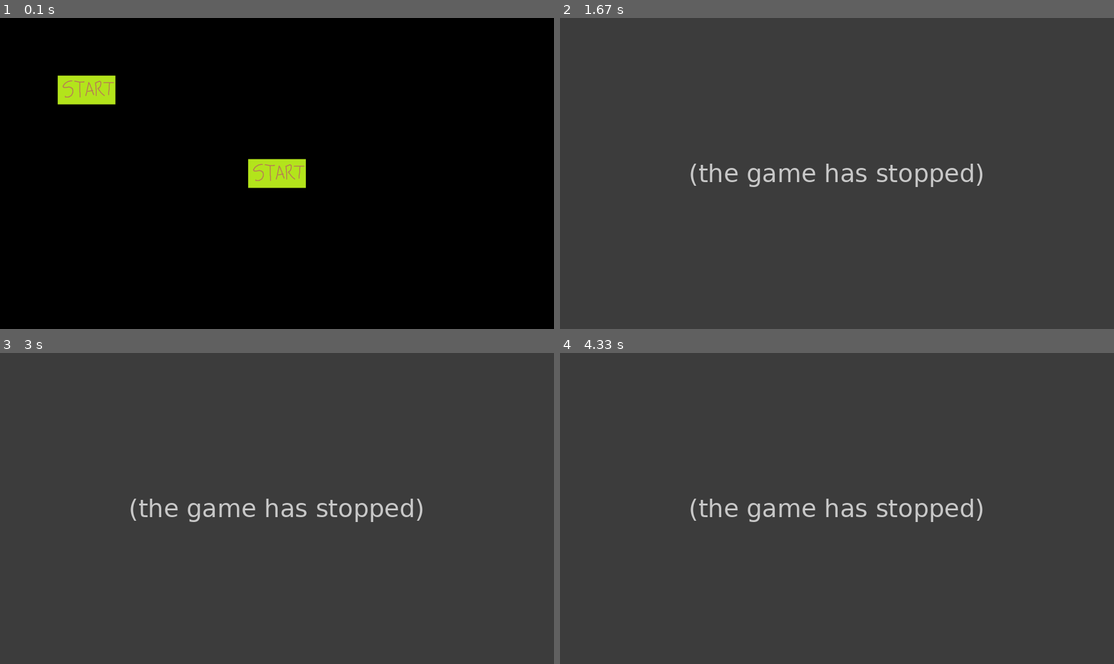
Above: before the commit, frames 1-4 (two rows, left to right).
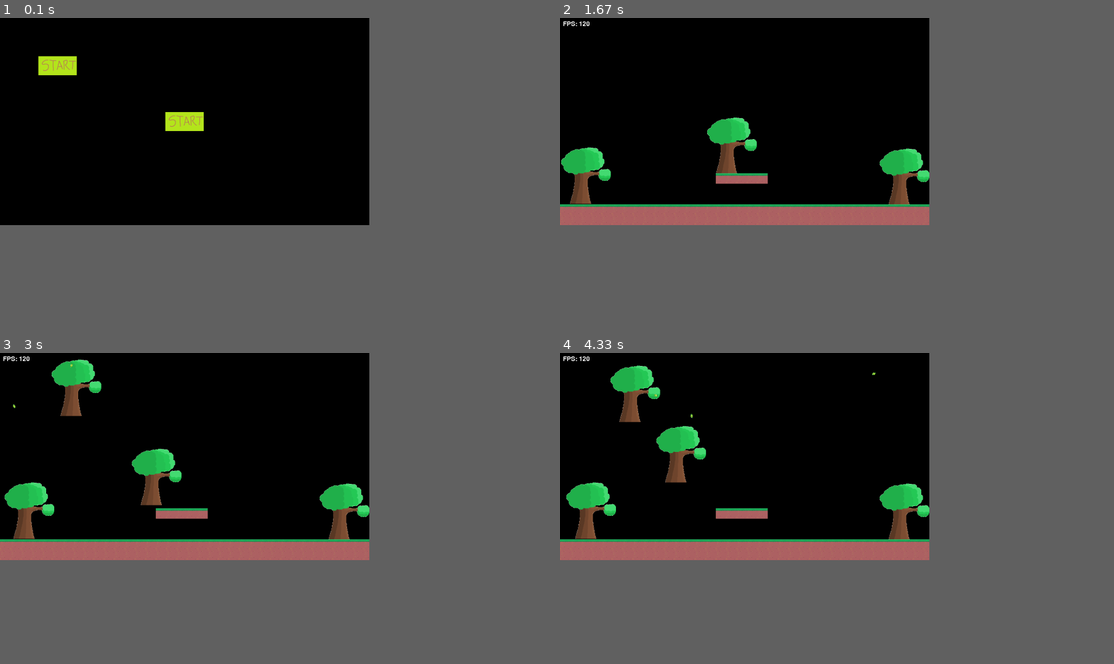
Above: after the commit, the same moments.

Repository: Miyuru-Shalitha/pygame-environment
Game: pygame game, started from main.py
Two runs of this game, one before a commit and one after it. Both use one fixed random seed, a clock stepped at 60 frames per second and the inputs below.
Inputs (mouse positions are in pixels of both pictures, inside the frame that each line leads up to):
- Up to frame 1 (0.1 s): no input
- Up to frame 2 (1.67 s): press the mouse at (742, 120) at 0.37 s; move the mouse to (737, 92) at 0.47 s; release the mouse at (731, 64) at 0.6 s; tap S at 0.67 s; tap Esc at 1 s; press the mouse at (615, 64) at 1.37 s; move the mouse to (676, 129) at 1.47 s; release the mouse at (737, 198) at 1.6 s
- Up to frame 3 (3 s): press the mouse at (27, 508) at 1.7 s; move the mouse to (49, 449) at 1.8 s; release the mouse at (72, 387) at 1.93 s; tap T at 2 s; tap S at 2.33 s; press the mouse at (72, 387) at 2.7 s; move the mouse to (110, 430) at 2.8 s; release the mouse at (149, 477) at 2.93 s
- Up to frame 4 (4.33 s): press the mouse at (587, 508) at 3.03 s; move the mouse to (692, 474) at 3.13 s; release the mouse at (798, 436) at 3.27 s; press the mouse at (632, 387) at 3.37 s; move the mouse to (676, 452) at 3.47 s; release the mouse at (720, 520) at 3.6 s; press the mouse at (632, 387) at 4.2 s; move the mouse to (632, 393) at 4.3 s
In our replay, the window is 900x506 before the commit and 600x337 after it. These sizes can differ from the game's own. Grey fills any space a smaller window leaves; there, only what the larger window draws over its background counts as a difference.

The runs differ from the first frame. In frame 1, 2.9% of the frame differs, in the area x 6-56%, y 12-55%; in frame 2, 45%, in the area x 0-77%, y 0-67%; in frame 3, 45%; in frame 4, 45%.
Before the commit the program exited at 1 s; later frames show no game.

Commit message:
Add a background sprite edit functionality

Diff:
--- /dev/null
+++ b/background.json
@@ -0,0 +1,23 @@
+[
+    {
+        "sprite_name": "tree",
+        "x_coord": 1620.0,
+        "y_coord": 675.0,
+        "width": 300.0,
+        "height": 300.0
+    },
+    {
+        "sprite_name": "tree",
+        "x_coord": -36.0,
+        "y_coord": 669.0,
+        "width": 300.0,
+        "height": 300.0
+    },
+    {
+        "sprite_name": "tree",
+        "x_coord": 723.0,
+        "y_coord": 513.0,
+        "width": 300.0,
+        "height": 300.0
+    }
+]
--- a/config.py
+++ b/config.py
@@ -1,6 +1,6 @@
 FPS = 120
-SCREEN_SIZE = (1920, 1080)
-# SCREEN_SIZE = (1280, 768)
+# SCREEN_SIZE = (1920, 1080)
+SCREEN_SIZE = (1280, 720)
 # SCREEN_SIZE = (640, 360)
 TILE_SIZE = (SCREEN_SIZE[1] // 20, SCREEN_SIZE[1] // 20)
 
--- a/dirt.py
+++ b/dirt.py
@@ -4,7 +4,7 @@
 class Dirt(pygame.sprite.Sprite):
     def __init__(self, x, y, width, height):
         super().__init__()
-        self.image = pygame.image.load("images/dirt.png").convert()
+        self.image = pygame.image.load("images/game-assets/blocks/dirt.png").convert()
         self.image = pygame.transform.scale(self.image, (width, height))
         self.rect = self.image.get_rect()
         self.rect.x = x * width
--- a/game.py
+++ b/game.py
@@ -1,13 +1,16 @@
 import sys
 import random
+import json
+import math
 import pygame
 from functools import wraps
-from pygame.locals import QUIT, KEYDOWN, KEYUP, K_ESCAPE, MOUSEBUTTONDOWN, MOUSEBUTTONUP, K_s, K_g, K_d
+from pygame.locals import QUIT, KEYDOWN, KEYUP, K_ESCAPE, MOUSEBUTTONDOWN, MOUSEBUTTONUP, K_s, K_g, K_d, K_t
 from config import *
 from button import Button
 from grass import Grass
 from dirt import Dirt
 from leaf import Leaf
+from tree import Tree
 
 
 class Game:
@@ -77,7 +80,17 @@
 
         outer_blocks = pygame.sprite.Group()
         inner_blocks = pygame.sprite.Group()
+        background_sprites = pygame.sprite.Group()
         leaves = []
+
+        with open("background.json", "r") as background_file:
+            data = json.load(background_file)
+
+            for obj in data:
+                if obj["sprite_name"] == "tree":
+                    sprite = Tree(x=obj["x_coord"] * UNIT_X, y=obj["y_coord"] * UNIT_Y, width=obj["width"] * UNIT_X,
+                                  height=obj["height"] * UNIT_Y)
+                    background_sprites.add(sprite)
 
         with open("map.txt", "r") as map_file:
             data = map_file.read()
@@ -93,7 +106,7 @@
                         inner_blocks.add(dirt_block)
 
         all_sprites = pygame.sprite.Group()
-        all_sprites.add(inner_blocks, outer_blocks)
+        all_sprites.add(background_sprites, inner_blocks, outer_blocks)
 
         pygame.time.set_timer(spawn_leaf_event, 300)
 
@@ -105,6 +118,11 @@
         mouse_clicks = {
             "left": False,
             "right": False
+        }
+
+        key_downs = {
+            "s": False,
+            "t": False
         }
 
         while self.game_running:
@@ -114,6 +132,12 @@
             # if mouse_clicks["right"]:
             #     mouse_clicks["right"] = False
 
+            if key_downs["s"]:
+                key_downs["s"] = False
+
+            if key_downs["t"]:
+                key_downs["t"] = False
+
             # t2 = pygame.time.get_ticks()
             # delta_time = (t2 - t1) / 10
             # t1 = t2
@@ -133,10 +157,15 @@
                         self.game_running = False
                         self.show_menu()
                     if event.key == K_s:
-                        pass
+                        key_downs["s"] = True
+                    if event.key == K_t:
+                        key_downs["t"] = True
 
                 if event.type == KEYUP:
-                    pass
+                    if event.type == K_s:
+                        key_downs["s"] = False
+                    if event.type == K_t:
+                        key_downs["t"] = False
 
                 if event.type == spawn_leaf_event:
                     leaf = Leaf(outer_blocks)
@@ -184,13 +213,25 @@
 
             # DEV only #############################
             if level_editor_func is not None:
-                level_editor_func(mouse_clicks, all_sprites, outer_blocks, inner_blocks)
+                level_editor_func(mouse_clicks, key_downs, all_sprites, outer_blocks, inner_blocks, background_sprites)
             ########################################
 
             pygame.display.flip()
             self.clock.tick(FPS)
 
     def show_level_editor(self):
+        # with open("background.json", "r") as background_file:
+        #     data = json.load(background_file)
+        #
+        #     for obj in data:
+        #         if obj["object"] == "tree":
+        #             sprite = Tree(x=obj["x_coord"], y=obj["y_coord"], width=obj["width"] * UNIT_X,
+        #                           height=obj["height"] * UNIT_Y)
+        #             background_sprites.add(sprite)
+
+        with open("background.json", "r") as background_file:
+            prev_background_data = json.load(background_file)
+
         with open("map.txt", "r") as map_file:
             prev_data = map_file.read()
             prev_data = prev_data.split("\n")
@@ -200,7 +241,7 @@
                 tile = list(row)
                 prev_map_data.append(tile)
 
-        def level_editor(mouse_clicks, all_sprites, outer_blocks, inner_blocks):
+        def level_editor(mouse_clicks, key_downs, all_sprites, outer_blocks, inner_blocks, background_sprites):
             pressed_keys = pygame.key.get_pressed()
 
             if mouse_clicks["left"]:
@@ -217,6 +258,11 @@
                     inner_blocks.add(dirt)
                     all_sprites.add(dirt)
                     prev_map_data[tile_position[1]][tile_position[0]] = "D"
+                else:
+                    for sprite in background_sprites:
+                        if sprite.rect.collidepoint((mouse_x, mouse_y)):
+                            sprite.rect.centerx = mouse_x
+                            sprite.rect.centery = mouse_y
 
             if mouse_clicks["right"]:
                 mouse_x, mouse_y = pygame.mouse.get_pos()
@@ -229,7 +275,8 @@
 
                 prev_map_data[tile_position[1]][tile_position[0]] = "0"
 
-            if pressed_keys[K_s]:
+            if key_downs["s"]:
+                # Save tile map data.
                 new_data = []
                 for row_list in prev_map_data:
                     row_string = "".join(row_list)
@@ -239,4 +286,36 @@
                 with open("map.txt", "w") as new_map_file:
                     new_map_file.write(new_map_string)
 
+                # Save background sprites data.
+                new_background_data = []
+
+                for sprite in background_sprites:
+                    new_background_data.append({
+                        "sprite_name": sprite.sprite_name,
+                        "x_coord": sprite.rect.x / UNIT_X,
+                        "y_coord": sprite.rect.y / UNIT_Y,
+                        "width": sprite.rect.width / UNIT_X,
+                        "height": sprite.rect.height / UNIT_Y
+                    })
+
+                # Remove duplicates in new_background_data list.
+                for i, sprite_data in enumerate(new_background_data):
+                    for another_sprite_data in new_background_data[i + 1:]:
+                        if sprite_data == another_sprite_data:
+                            new_background_data.remove(another_sprite_data)
+
+                new_background_json_data = json.dumps(new_background_data, indent=4)
+
+                with open("background.json", "w") as new_background_file:
+                    new_background_file.write(new_background_json_data)
+
+            elif key_downs["t"]:
+                mouse_x, mouse_y = pygame.mouse.get_pos()
+                width = 300 * UNIT_X
+                height = 300 * UNIT_Y
+                sprite = Tree(x=(mouse_x - (width / 2)), y=(mouse_y - (height / 2)), width=width, height=height)
+                background_sprites.add(sprite)
+                all_sprites.add(sprite)
+                print(background_sprites)
+
         self.start(level_editor_func=level_editor)
--- a/grass.py
+++ b/grass.py
@@ -4,7 +4,7 @@
 class Grass(pygame.sprite.Sprite):
     def __init__(self, x, y, width, height):
         super().__init__()
-        self.image = pygame.image.load("images/grass.png").convert()
+        self.image = pygame.image.load("images/game-assets/blocks/grass-side.png").convert()
         self.image = pygame.transform.scale(self.image, (width, height))
         self.rect = self.image.get_rect()
         self.rect.x = x * width
--- a/map.txt
+++ b/map.txt
@@ -13,7 +13,7 @@
 000000000000000000000000000000000000000000000000000000000000
 000000000000000000000000000000000000000000000000000000000000
 000000000000000000000000000000000000000000000000000000000000
-000000000000000000000000000000000000000000000000000000000000
+000000000000000GGGGG0000000000000000000000000000000000000000
 000000000000000000000000000000000000000000000000000000000000
 000000000000000000000000000000000000000000000000000000000000
 GGGGGGGGGGGGGGGGGGGGGGGGGGGGGGGGGGGGGGGGGGGGGGGGGGGGGGGGGGGG
--- /dev/null
+++ b/tree.py
@@ -0,0 +1,19 @@
+import pygame
+from config import *
+
+
+class Tree(pygame.sprite.Sprite):
+    def __init__(self, x, y, width, height):
+        super().__init__()
+        self.sprite_name = "tree"
+        self.image = pygame.image.load("images/game-assets/tree/tree.png").convert()
+        self.image = pygame.transform.scale(self.image, (width, height))
+        self.image.set_colorkey(WHITE)
+        self.rect = self.image.get_rect()
+        self.rect.width = width
+        self.rect.height = height
+        self.rect.x = x
+        self.rect.y = y
+
+    def update(self):
+        pass
Binary file added: images/game-assets/blocks/dirt.png
Binary file added: images/game-assets/blocks/grass-corner.png
Binary file added: images/game-assets/blocks/grass-side.png
Binary file added: images/game-assets/tree/tree-f-1.png
Binary file added: images/game-assets/tree/tree-f-2.png
Binary file added: images/game-assets/tree/tree-f-3.png
Binary file added: images/game-assets/tree/tree-f-4.png
Binary file added: images/game-assets/tree/tree-f-5.png
Binary file added: images/game-assets/tree/tree-f-6.png
Binary file added: images/game-assets/tree/tree.png
